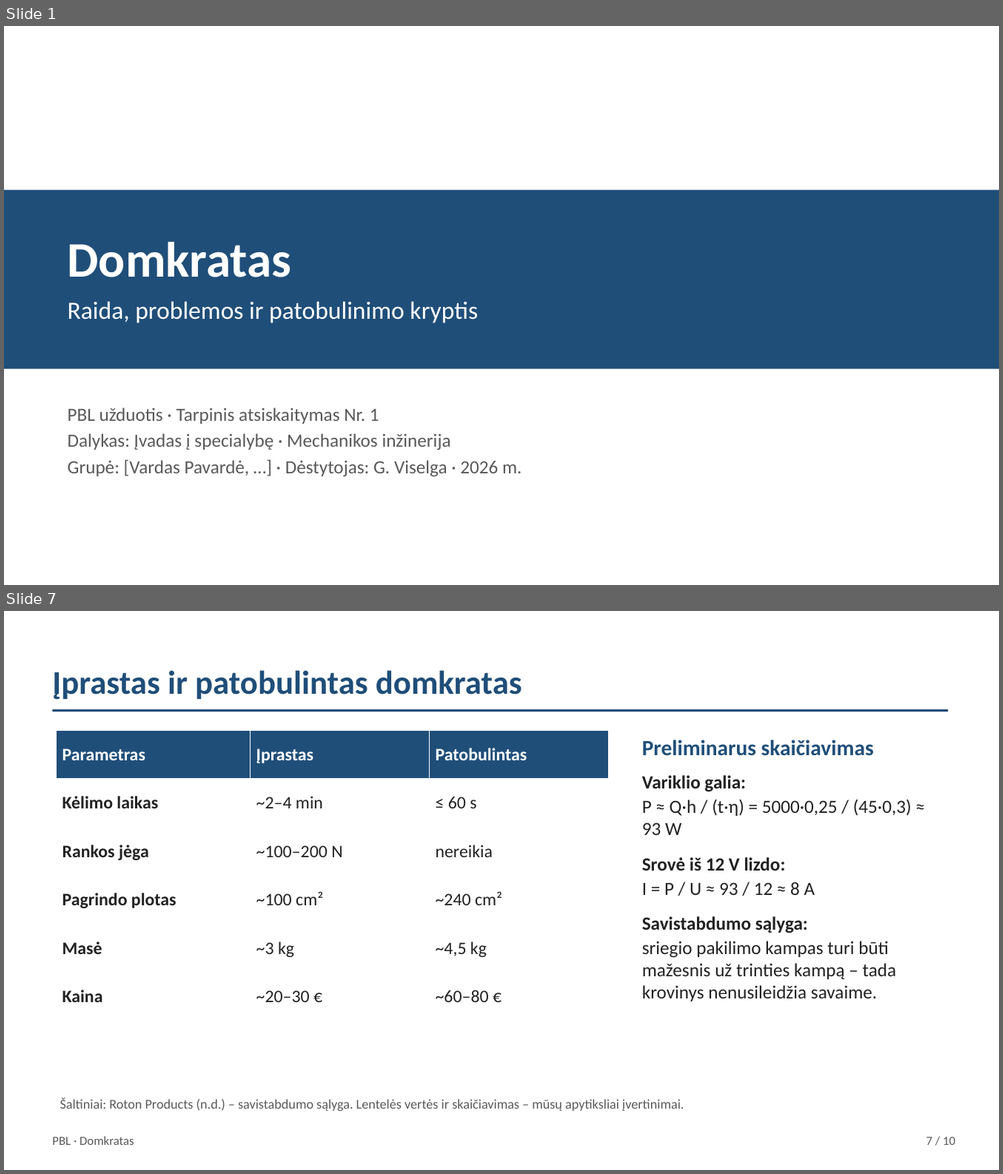
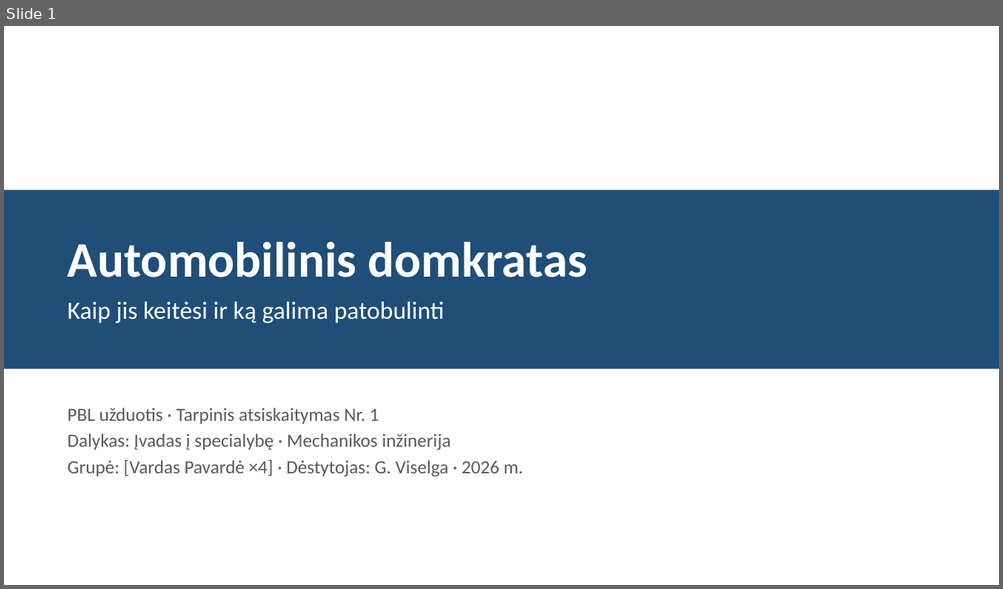
Before and after one commit to Goblinukas-beep/Ye, a slide deck: domkratas-ta1/domkratas-ta1.pptx. Shown one above the other, each under a label of ours: slides 1 and 7 before the commit, slide 1 after it; the slides between them are not shown. The pictures are 1003x1174 and 1003x589 pixels, drawn with LibreOffice and Linux fonts; fonts in the diff are those of the drawing. Boxes give left, top, right and bottom in pixels: in the first picture for what was removed or moved away, otherwise in the second. Text is boxed around its words. In the diff, an @@ line names an element or a change of style, - is before the commit and + after.

```diff
--- a/domkratas-ta1/domkratas-ta1.pptx
+++ b/domkratas-ta1/domkratas-ta1.pptx
@@ slide 7 removed at (4, 611, 999, 1170), background #FFFFFF @@
@@ text removed at (52, 670, 522, 700) @@
-Įprastas ir patobulintas domkratas
@@ rectangle removed at (53, 709, 948, 712) @@
@@ table removed at (57, 730, 609, 1022), 6 rows, 3 columns @@
-Parametras | Įprastas | Patobulintas
-Kėlimo laikas | ~2–4 min | ≤ 60 s
-Rankos jėga | ~100–200 N | nereikia
-Pagrindo plotas | ~100 cm² | ~240 cm²
-Masė | ~3 kg | ~4,5 kg
-Kaina | ~20–30 € | ~60–80 €
@@ text removed at (642, 740, 911, 1002) @@
-Preliminarus skaičiavimas
-Variklio galia:
-P ≈ Q·h / (t·η) = 5000·0,25 / (45·0,3) ≈ 93 W
-Srovė iš 12 V lizdo:
-I = P / U ≈ 93 / 12 ≈ 8 A
-Savistabdumo sąlyga:
-sriegio pakilimo kampas turi būti mažesnis už trinties kampą – tada krovinys nenusileidžia savaime.
@@ text removed at (60, 1098, 683, 1111) @@
-Šaltiniai: Roton Products (n.d.) – savistabdumo sąlyga. Lentelės vertės ir skaičiavimas – mūsų apytiksliai įvertinimai.
@@ text removed at (52, 1136, 134, 1145) @@
-PBL · Domkratas
@@ text removed at (926, 1137, 955, 1145) @@
-7 / 10
@@ slide 1 changed as well @@
@@ text at (68, 242, 587, 278): text changed @@
-Domkratas
+Automobilinis domkratas
@@ text at (68, 301, 444, 323): text changed @@
-Raida, problemos ir patobulinimo kryptis
+Kaip jis keitėsi ir ką galima patobulinti
@@ text at (68, 460, 523, 477): text changed @@
-Grupė: [Vardas Pavardė, …] · Dėstytojas: G. Viselga · 2026 m.
+Grupė: [Vardas Pavardė ×4] · Dėstytojas: G. Viselga · 2026 m.
```
Also in this commit, not shown: 2 other slides changed, 9 slides added, 6 other slides removed, 8 other files.
